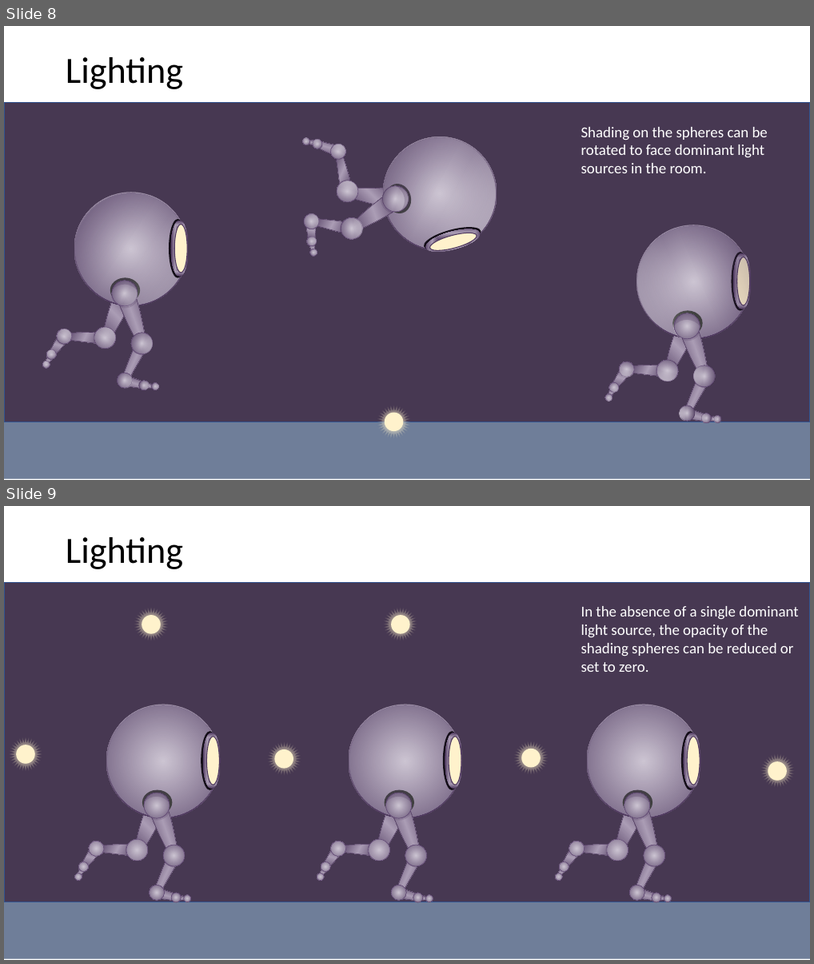
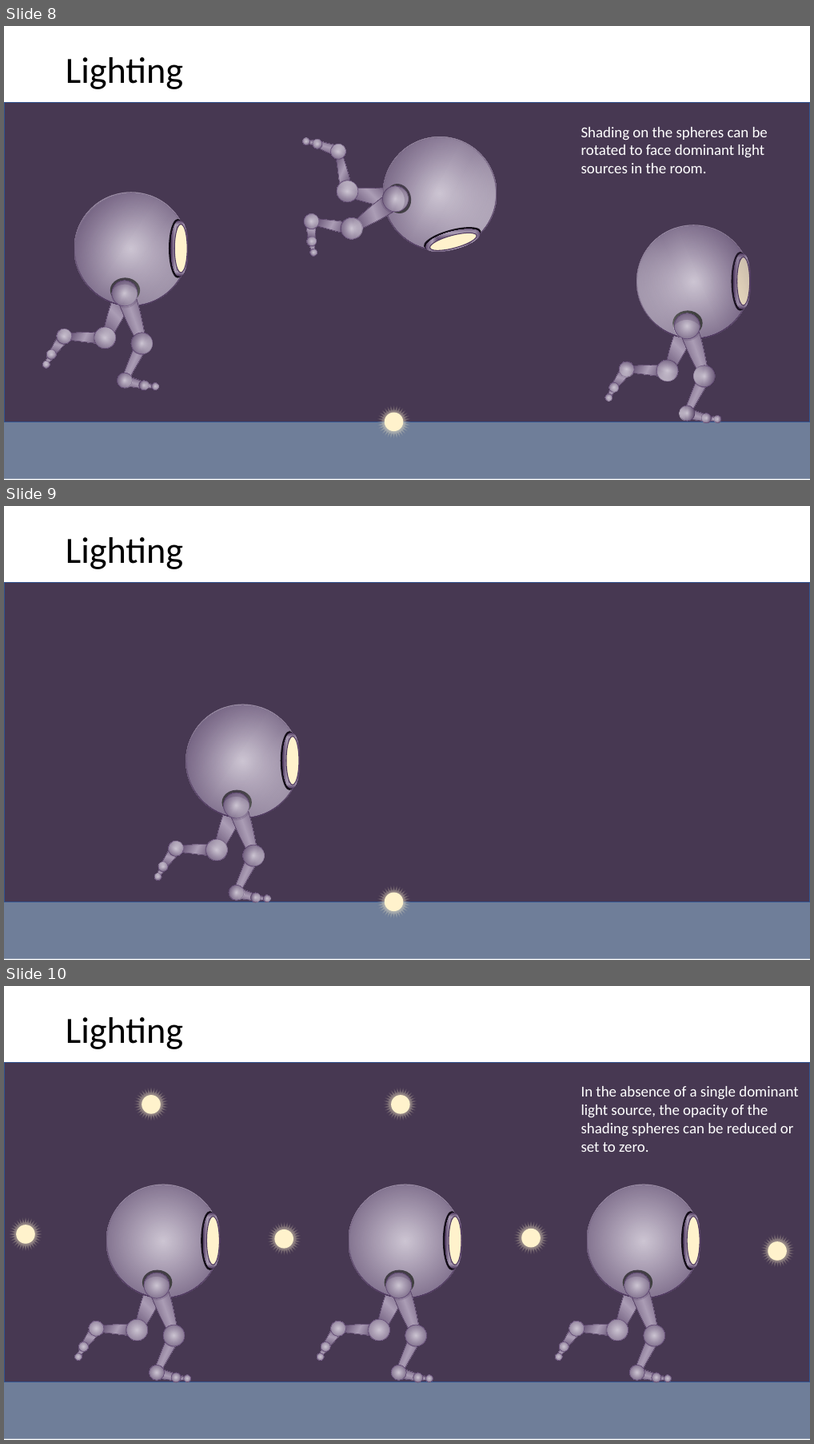
Before and after one commit to MillerMark/CodeRushed-1, a slide deck: Design Notes/Game 1 - Vector Artwork.pptx. Shown one above the other, each under a label of ours: slides 8 and 9 before the commit, slides 8, 9 and 10 after it. The pictures are 814x964 and 814x1444 pixels, drawn with LibreOffice and Linux fonts; fonts in the diff are those of the drawing. Boxes give left, top, right and bottom in pixels: in the first picture for what was removed or moved away, otherwise in the second. Text is boxed around its words. In the diff, an @@ line names an element or a change of style, - is before the commit and + after.

```diff
--- a/Design Notes/Game 1 - Vector Artwork.pptx
+++ b/Design Notes/Game 1 - Vector Artwork.pptx
@@ slide 9 added at box(4, 506, 810, 960), background #FFFFFF @@
@@ title added at box(66, 537, 183, 569), 44 pt, text #000000 @@
+Lighting
@@ rectangle added at box(4, 582, 810, 902), fill #473852, outline #325491 1 pt @@
@@ group added at box(154, 684, 320, 903): 25 ellipses, 12 freeform shapes @@
@@ star added at box(373, 880, 415, 923), fill gradient #FFF2CC @@
@@ rectangle added at box(4, 902, 810, 959), fill #6F7E99 @@
@@ ellipse added at box(385, 892, 403, 911), fill #FFF2CC @@
@@ what was slide 9 is now slide 10 @@
```
Also in this commit, not shown: 2 slides changed, 10 other files.
